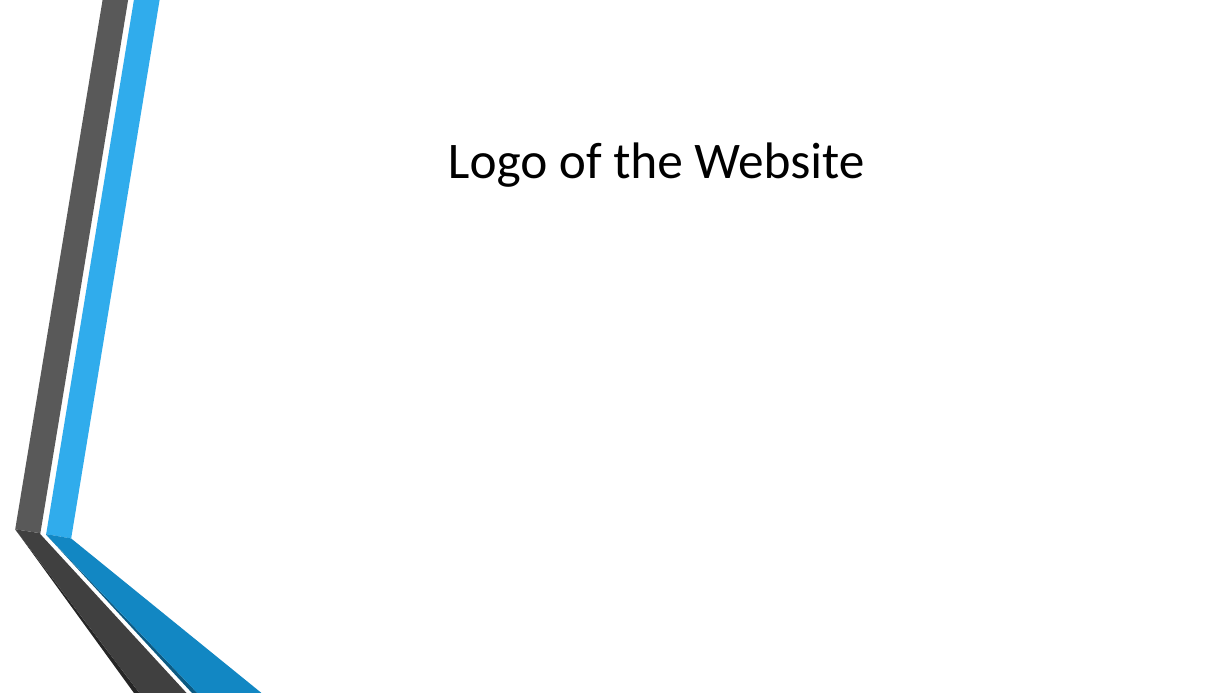
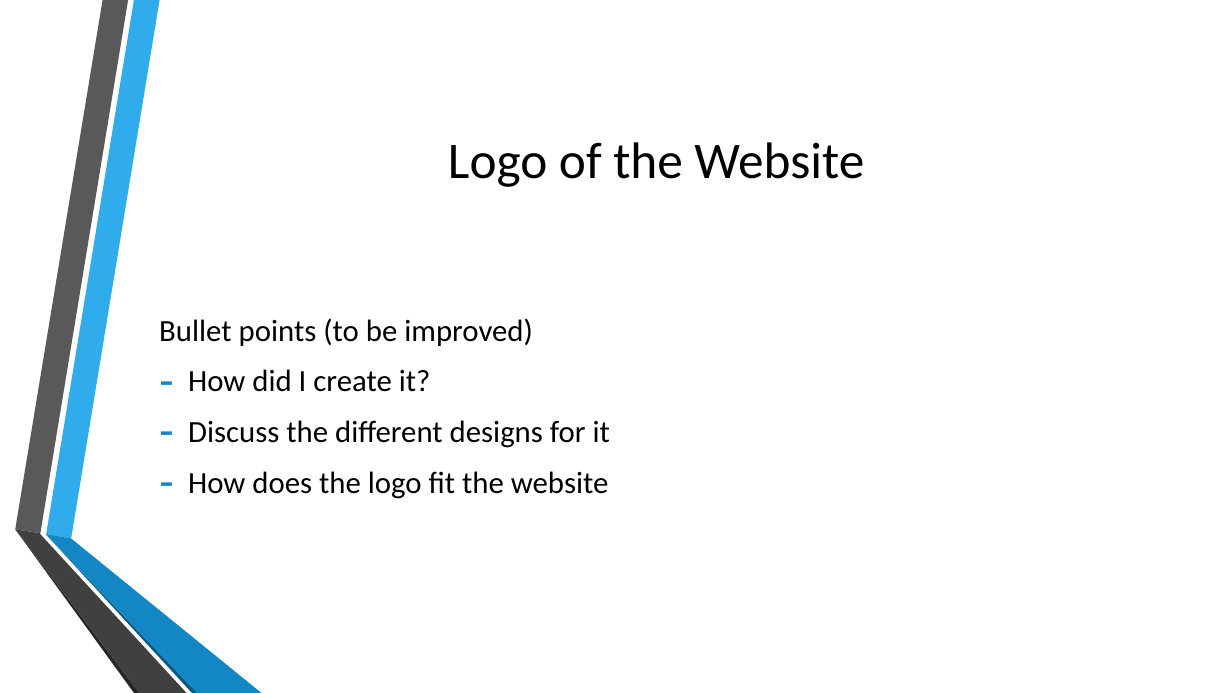
Before and after one commit to estebanlv/EPQ-Website-Project, a slide deck: slide 13 of Documents/Official Documents/Development Presentation.pptx. Drawn at 1232x693 pixels with LibreOffice and Linux fonts; fonts in the diff are those of the drawing; background and template pictures are left out. Boxes give left, top, right and bottom in pixels: in the first picture for what was removed or moved away, otherwise in the second. Text is boxed around its words. In the diff, an @@ line names an element or a change of style, - is before the commit and + after.

```diff
--- a/Documents/Official Documents/Development Presentation.pptx
+++ b/Documents/Official Documents/Development Presentation.pptx
@@ text added at [159,318,610,499], 24 pt, text #000000 @@
+Bullet points (to be improved)
+– How did I create it?
+– Discuss the different designs for it
+– How does the logo fit the website
```
Also in this commit, not shown: 7 other slides changed, 2 slides added, 1 slide removed.
